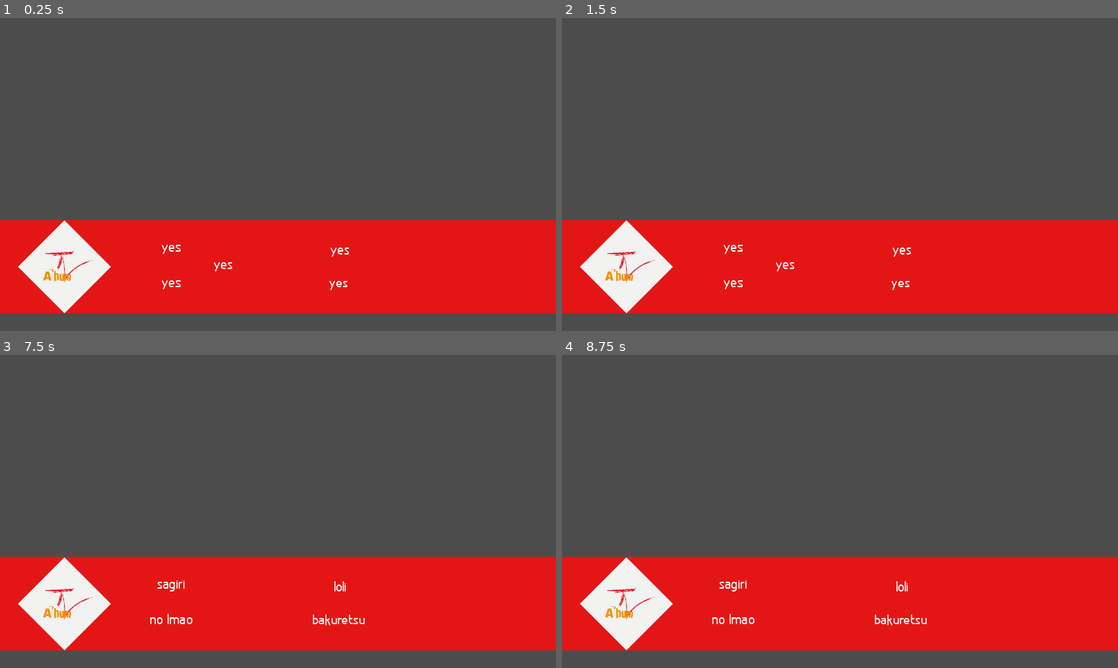
Above: before the commit, frames 1-4 (two rows, left to right).
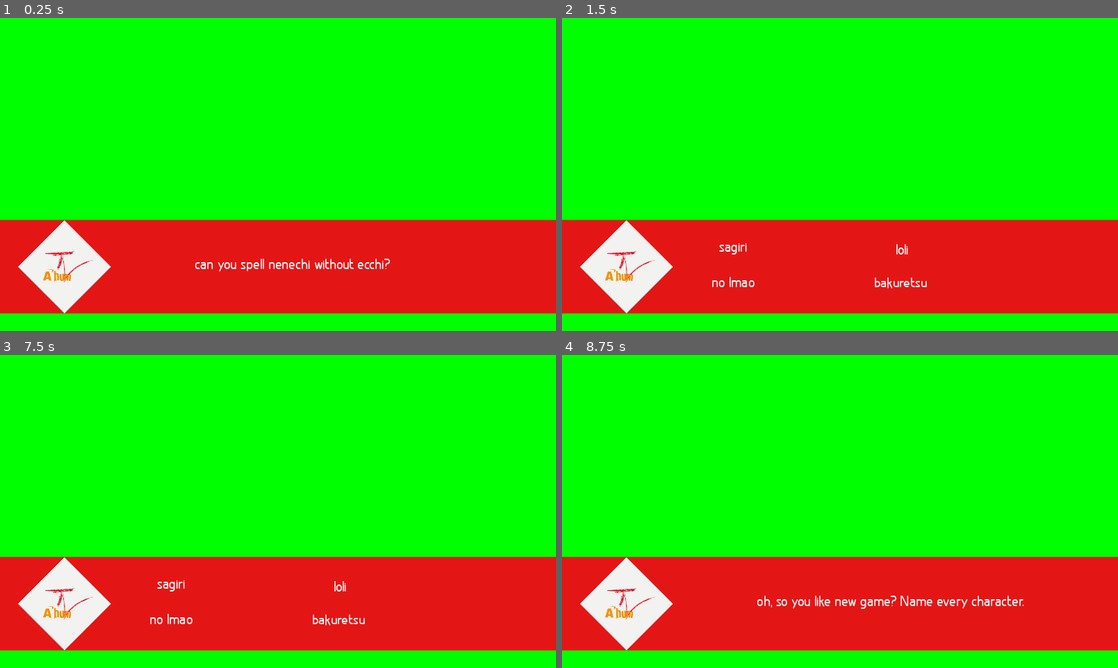
Above: after the commit, the same moments.

Repository: Frain-Breeze/KK-ONC
Game: Godot game, scene res://scenes/main.tscn
Two runs of this game, one before a commit and one after it. Both use one fixed random seed, a clock stepped at 60 frames per second and the inputs below.
Inputs:
- Up to frame 1 (0.25 s): no input
- Up to frame 2 (1.5 s): tap Enter at 0.5 s; tap Up (advance_question, bound only after the commit) at 0.6 s; tap 0 (advance_question, bound only before the commit) at 0.8, 1.35 s; tap Space at 1.25 s
- Up to frame 3 (7.5 s): tap 1 (team1_button1) at 1.55, 2.1, 6.05 s; tap Enter at 2, 3.5 s; tap 2 (team1_button2) at 2.3, 2.85, 6.8 s; tap Space at 2.75, 4.25 s; tap 3 (team1_button3) at 3.05, 3.6 s; tap 4 (team1_button4) at 3.8, 4.35 s; tap Up (advance_question, bound only after the commit) at 4.55, 5.1 s; tap 0 (advance_question, bound only before the commit) at 5.3, 5.85 s; tap Right (advance_round, bound only after the commit) at 6.6 s; tap 9 (advance_round, bound only before the commit) at 7.35 s
- Up to frame 4 (8.75 s): tap 3 (team1_button3) at 7.55 s; tap Down (new_question, bound only after the commit) at 8.1 s; tap 4 (team1_button4) at 8.3 s

The runs differ from the first frame. In frame 1, 71% of the frame differs, in the area x 0-100%, y 0-100%; in frame 2, 71%; in frame 3, 70%; in frame 4, 71%.
Error before the commit: Invalid get index 'questions' (on base: 'Nil'). (res://scripts/questions.gd:28)
Error after the commit: Invalid get index '2' (on base: 'Array'). (res://scripts/main.gd:85)

Commit message:
haha git go brr

Diff:
--- /dev/null
+++ b/input.gd
@@ -0,0 +1 @@
+extends Node
--- a/project.godot
+++ b/project.godot
@@ -72,17 +72,17 @@
 }
 advance_round={
 "deadzone": 0.5,
-"events": [ Object(InputEventKey,"resource_local_to_scene":false,"resource_name":"","device":0,"alt":false,"shift":false,"control":false,"meta":false,"command":false,"pressed":false,"scancode":57,"unicode":0,"echo":false,"script":null)
+"events": [ Object(InputEventKey,"resource_local_to_scene":false,"resource_name":"","device":0,"alt":false,"shift":false,"control":false,"meta":false,"command":false,"pressed":false,"scancode":16777233,"unicode":0,"echo":false,"script":null)
  ]
 }
 advance_question={
 "deadzone": 0.5,
-"events": [ Object(InputEventKey,"resource_local_to_scene":false,"resource_name":"","device":0,"alt":false,"shift":false,"control":false,"meta":false,"command":false,"pressed":false,"scancode":48,"unicode":0,"echo":false,"script":null)
+"events": [ Object(InputEventKey,"resource_local_to_scene":false,"resource_name":"","device":0,"alt":false,"shift":false,"control":false,"meta":false,"command":false,"pressed":false,"scancode":16777232,"unicode":0,"echo":false,"script":null)
  ]
 }
 new_question={
 "deadzone": 0.5,
-"events": [ Object(InputEventKey,"resource_local_to_scene":false,"resource_name":"","device":0,"alt":false,"shift":false,"control":false,"meta":false,"command":false,"pressed":false,"scancode":56,"unicode":0,"echo":false,"script":null)
+"events": [ Object(InputEventKey,"resource_local_to_scene":false,"resource_name":"","device":0,"alt":false,"shift":false,"control":false,"meta":false,"command":false,"pressed":false,"scancode":16777234,"unicode":0,"echo":false,"script":null)
  ]
 }
 
@@ -91,4 +91,5 @@
 quality/driver/driver_name="GLES2"
 vram_compression/import_etc=true
 vram_compression/import_etc2=false
+environment/default_clear_color=Color( 0, 1, 0, 1 )
 environment/default_environment="res://default_env.tres"
--- a/questions/loli.csv
+++ b/questions/loli.csv
@@ -4,6 +4,7 @@
 yeah;no;maybe;perhaps;uh
 hmm;loli;gemu;sd;awd
 
+
 Ronde 2;goede antwoord:;;;
 can you spell nenechi without ecchi?;bakuretsu;sagiri;loli;no lmao
 oh, so you like new game? Name every character.;all characters;every character;yup;yeah it’s working
--- a/scenes/UI.tscn
+++ b/scenes/UI.tscn
@@ -1,21 +1,21 @@
 [gd_scene load_steps=5 format=2]
 
-[ext_resource path="res://assets/Kwikest vragen.png" type="Texture" id=1]
-[ext_resource path="res://assets/Kwikest leader splash.png" type="Texture" id=2]
-[ext_resource path="res://scripts/questions.gd" type="Script" id=3]
-[ext_resource path="res://scenes/answer.tscn" type="PackedScene" id=4]
+[ext_resource path="res://scripts/questions.gd" type="Script" id=1]
+[ext_resource path="res://scenes/answer.tscn" type="PackedScene" id=2]
+[ext_resource path="res://assets/Kwikest leader splash.png" type="Texture" id=3]
+[ext_resource path="res://assets/Kwikest vragen.png" type="Texture" id=4]
 
 [node name="UI" type="CanvasLayer"]
 
 [node name="questions" type="Control" parent="."]
 anchor_right = 1.0
 anchor_bottom = 1.0
-script = ExtResource( 3 )
+script = ExtResource( 1 )
 __meta__ = {
 "_edit_use_anchors_": false
 }
 
-[node name="answer1" parent="questions" instance=ExtResource( 4 )]
+[node name="answer1" parent="questions" instance=ExtResource( 2 )]
 anchor_right = 1.0
 anchor_bottom = 1.0
 margin_left = 490.0
--- a/scripts/main.gd
+++ b/scripts/main.gd
@@ -47,7 +47,7 @@
 			tQuest.question = cstr[0]
 			var array = [1,2,3,4]
 			var yes = array[rng.randi()%array.size()]
-			tQuest.correctAnswer = yes
+			tQuest.correctAnswer = yes%4
 			print("1:" + str((yes+0)%array.size()))
 			print("2:" + str((yes+1)%array.size()))
 			print("3:" + str((yes+2)%array.size()))
@@ -70,6 +70,8 @@
 func _ready():
 	rng.randomize()
 	loadFile()
+	emit_signal("NEW_ROUND", content[currentRound])
+	currentRound+=1
 
 #order of signals:
 #1 advance_round (load new round)
@@ -78,13 +80,13 @@
 #4 repeat 2 and 3 until all questions are done, then move to 1
 
 func _process(delta):
-	if Input.is_action_just_pressed("team1_button1") and content[currentRound].questions[currentQuestion].correctAnswer == 1:
+	if Input.is_action_just_pressed("team1_button1") and content[currentRound].questions[currentQuestion].correctAnswer == 0:
 		print("team1_button1")
-	if Input.is_action_just_pressed("team1_button2") and content[currentRound].questions[currentQuestion].correctAnswer == 2:
+	if Input.is_action_just_pressed("team1_button2") and content[currentRound].questions[currentQuestion].correctAnswer == 1:
 		print("team1_button2")
-	if Input.is_action_just_pressed("team1_button3") and content[currentRound].questions[currentQuestion].correctAnswer == 3:
+	if Input.is_action_just_pressed("team1_button3") and content[currentRound].questions[currentQuestion].correctAnswer == 2:
 		print("team1_button3")
-	if Input.is_action_just_pressed("team1_button4") and content[currentRound].questions[currentQuestion].correctAnswer == 4:
+	if Input.is_action_just_pressed("team1_button4") and content[currentRound].questions[currentQuestion].correctAnswer == 3:
 		print("team1_button4")
 
 	if Input.is_action_just_pressed("team2_button1") and content[currentRound].questions[currentQuestion].correctAnswer == 0:
@@ -102,6 +104,7 @@
 
 	if Input.is_action_just_pressed("advance_question"):
 		emit_signal("ADVANCE_ANSWER")
+		currentQuestion+=1
 		print(content[currentRound].questions[currentQuestion].correctAnswer)
 
 
--- a/scripts/questions.gd
+++ b/scripts/questions.gd
@@ -33,6 +33,10 @@
 		ans2.text = cRound.questions[currQuestion].answer2
 		ans3.text = cRound.questions[currQuestion].answer3
 		ans4.text = cRound.questions[currQuestion].answer4
+		print("ans1: " + ans1.text)
+		print("ans2: " + ans2.text)
+		print("ans3: " + ans3.text)
+		print("ans4: " + ans4.text)
 	else: #we have to display the current question
 		quest.text = cRound.questions[currQuestion].question
 		ans1.text = ""
Not shown, added: .mono/assemblies/Debug/GodotSharp.xml
Not shown, added: .mono/assemblies/Debug/GodotSharpEditor.xml
Not shown, added: .mono/assemblies/Debug/api_hash_cache.cfg
Not shown, added: .mono/metadata/ide_messaging_meta.txt
Not shown: 5 places in scenes/UI.tscn that only renumber resources
Not shown, changed: .DS_Store
Not shown, added: .mono/assemblies/Debug/GodotSharp.dll
Not shown, added: .mono/assemblies/Debug/GodotSharp.pdb
Not shown, added: .mono/assemblies/Debug/GodotSharpEditor.dll
Not shown, added: .mono/assemblies/Debug/GodotSharpEditor.pdb
